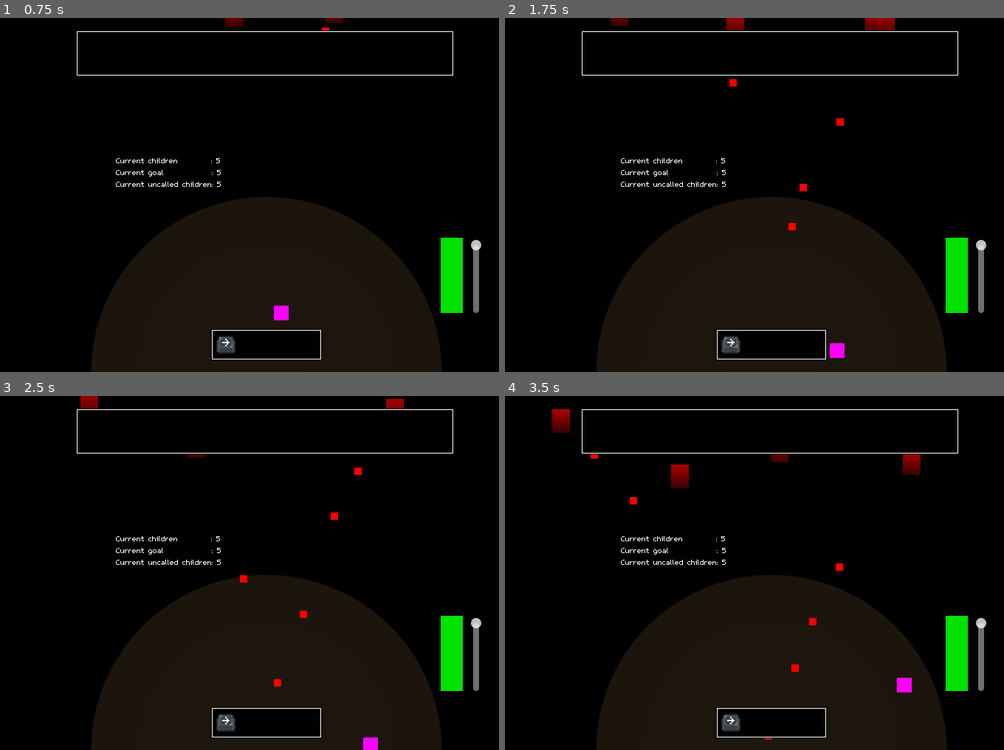
Above: before the commit, frames 1-4 (two rows, left to right).
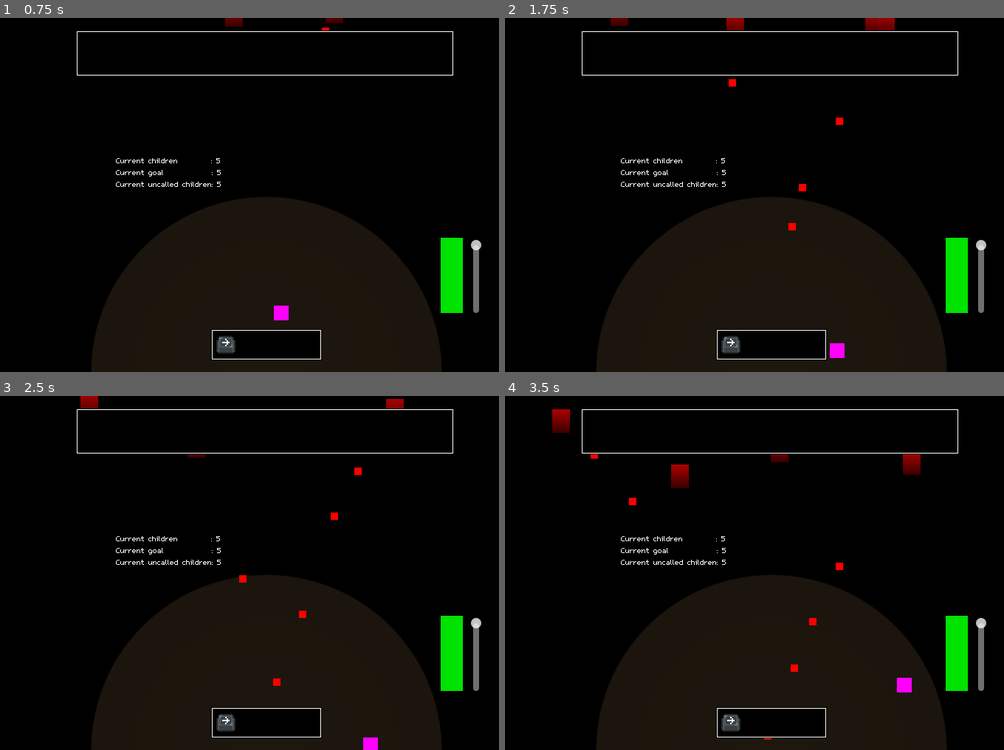
Above: after the commit, the same moments.

Repository: InRe-Dan/MiniJameGam34
Game: Godot game, scene res://Main/main.tscn
Two runs of this game, one before a commit and one after it. Both use one fixed random seed, a clock stepped at 60 frames per second and the inputs below.
Inputs:
- Up to frame 1 (0.75 s): tap Enter at 0.5 s; hold D (move_right) from 0.53 s (still down)
- Up to frame 2 (1.75 s): release D (move_right) at 1.28 s; hold S (move_down) from 1.28 s (still down)
- Up to frame 3 (2.5 s): release S (move_down) at 2.03 s; hold D (move_right) from 2.03 s (still down)
- Up to frame 4 (3.5 s): release D (move_right) at 2.78 s; hold W (move_up) from 2.78 s (still down)

Frame 1 is identical in both runs. In frame 2, less than 0.1% of the frame differs, in the area x 44-68%, y 17-49%; in frame 3, less than 0.1%; in frame 4, less than 0.1%, in the area x 24-68%, y 28-98%.

Commit message:
Scene center marker2d

Diff:
--- a/Globals.gd
+++ b/Globals.gd
@@ -3,9 +3,7 @@
 
 var joke_system : JokeSystem
 
-const stage_radius: float = 240.0
 const audience_padding: float = 16.0
-const stage_center: Vector2 = Vector2(360, 480)
 const spectator_placement_max_attempts: int = 8
 ## Number of QTE keypresses required per character in a joke
 const joke_difficulty : float = 0.1
--- a/Hazard/hazard.gd
+++ b/Hazard/hazard.gd
@@ -13,7 +13,7 @@
 
 ## Called when the node enters the scene tree for the first time.
 func _ready() -> void:
-	direction = position.direction_to(Globals.stage_center)
+	direction = position.direction_to(get_tree().get_first_node_in_group("main").scene_center.global_position)
 	velocity = direction * speed
 
 
--- a/Main/audience_manager.gd
+++ b/Main/audience_manager.gd
@@ -41,7 +41,7 @@
 			break
 		iteration += 1
 		spectator.objective_position = Vector2(randf_range(0, 720), randf_range(0,480))
-		if spectator.objective_position.distance_squared_to(Globals.stage_center) > pow(Globals.stage_radius + Globals.audience_padding, 2.0):
+		if spectator.objective_position.distance_squared_to(main.scene_center.global_position) > pow(main.scene_center.gizmo_extents + Globals.audience_padding, 2.0):
 			break
 	spectator.hazard_deployed.connect(get_parent()._on_hazard_deployed)
 	add_child(spectator)
--- a/Main/main.gd
+++ b/Main/main.gd
@@ -1,6 +1,8 @@
 class_name Main
 extends Node2D
 ## Main game handler
+
+@export var scene_center : Marker2D
 
 @export var passive_satisfaction_increase = 0.01
 @onready var approval_rating : TextureProgressBar = %ApprovalRating
--- a/Main/main.tscn
+++ b/Main/main.tscn
@@ -57,9 +57,10 @@
 [sub_resource type="GradientTexture2D" id="GradientTexture2D_iaam5"]
 gradient = SubResource("Gradient_wx4ct")
 
-[node name="Main" type="Node2D" groups=["main"]]
+[node name="Main" type="Node2D" node_paths=PackedStringArray("scene_center") groups=["main"]]
 texture_filter = 1
 script = ExtResource("1_5t87c")
+scene_center = NodePath("StageCenter")
 
 [node name="Background" type="Sprite2D" parent="."]
 position = Vector2(376, 283)
@@ -205,6 +206,10 @@
 step = 0.0
 value = 1.0
 
+[node name="StageCenter" type="Marker2D" parent="."]
+position = Vector2(359, 481)
+gizmo_extents = 240.0
+
 [connection signal="satisfaction_changed" from="." to="HazardManager" method="_on_main_satisfaction_changed"]
 [connection signal="satisfaction_changed" from="." to="HazardManager/Audience" method="_on_main_satisfaction_changed"]
 [connection signal="got_hit" from="Player" to="." method="_on_player_got_hit"]
